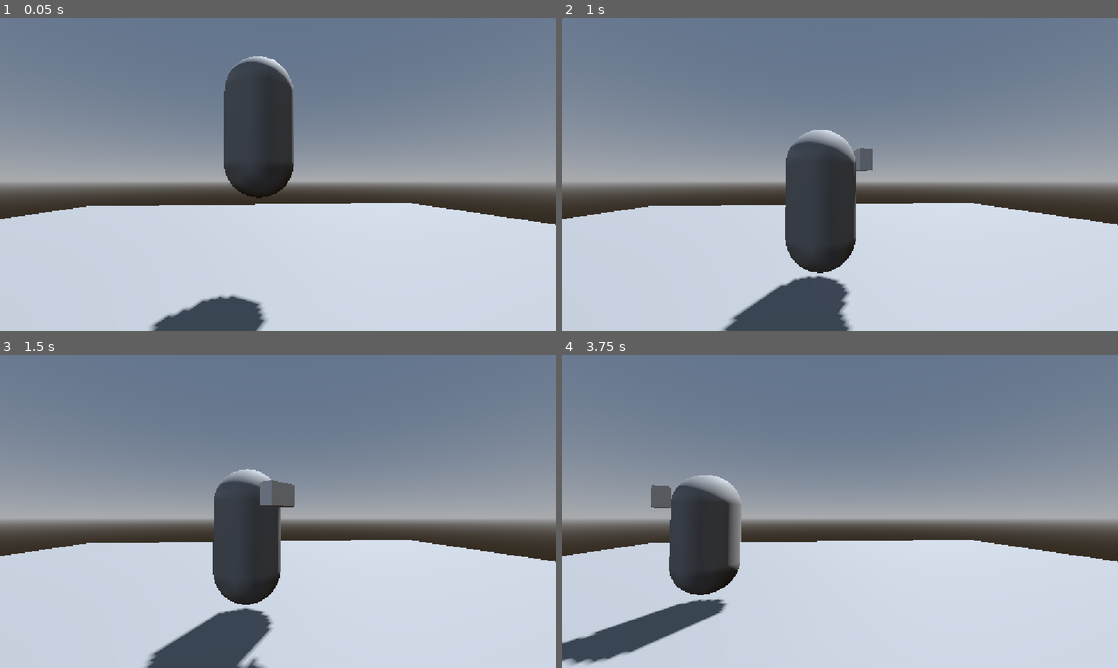
Above: before the commit, frames 1-4 (two rows, left to right).
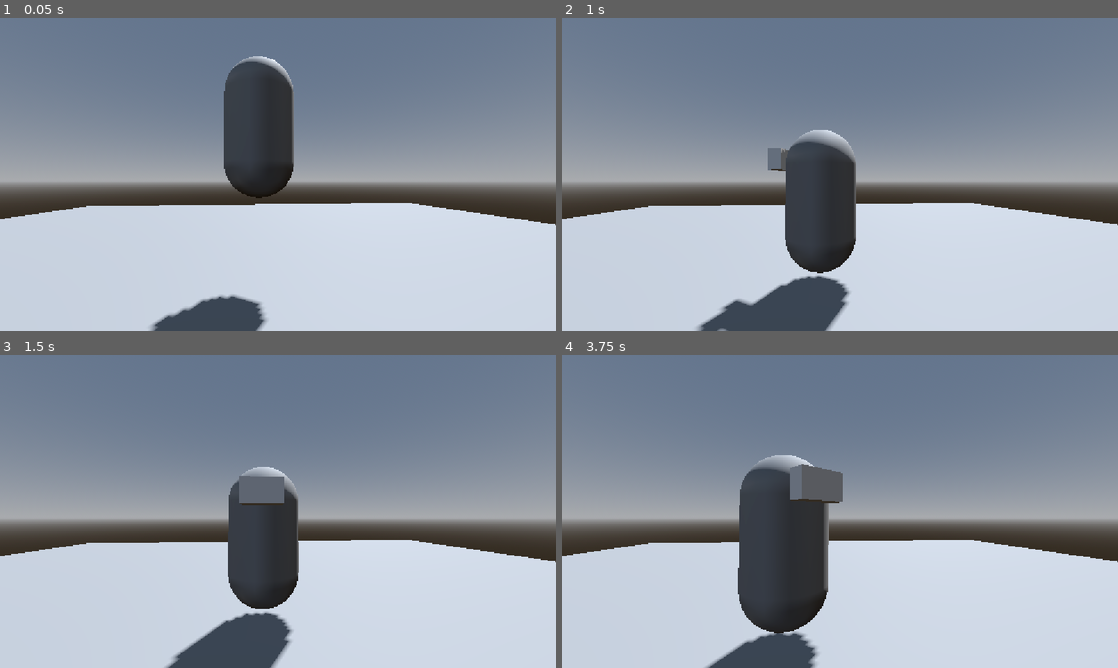
Above: after the commit, the same moments.

Repository: lorenscarano/PSX-Survival-Horror-Game-Godot-
Game: Godot game, scene res://prototyping.tscn
The game is run twice, just before and just after one commit, with the same random seed, the same clock (stepped at 60 frames per second) and the same inputs.
Inputs (mouse positions are in pixels of both pictures, inside the frame that each line leads up to):
- Up to frame 1 (0.05 s): no input
- Up to frame 2 (1 s): tap Enter at 0.5 s; move the mouse to (962, 158) at 0.52 s; hold D (turn_right) from 0.53 s (still down); hold Shift (run) from 0.53 s (still down); click (962, 158) at 0.67 s; tap Q (quick_turn, bound only after the commit) at 0.8 s
- Up to frame 3 (1.5 s): move the mouse to (166, 527) at 1.27 s; release D (turn_right) at 1.28 s; release Shift (run) at 1.28 s; hold S (move_backward) from 1.28 s (still down); tap Q (quick_turn, bound only after the commit) at 1.35 s
- Up to frame 4 (3.75 s): tap Shift (run) at 1.55, 3.05 s; move the mouse to (895, 442) at 2.02 s; release S (move_backward) at 2.03 s; hold D (turn_right) 2.03-2.78 s; hold Shift (run) 2.03-2.78 s; tap Q (quick_turn, bound only after the commit) at 2.3, 2.85 s; move the mouse to (812, 574) at 2.77 s; hold W (move_forward) 2.78-3.53 s; click (812, 574) at 2.92 s; move the mouse to (1006, 558) at 3.52 s; hold A (turn_left) from 3.53 s (still down); tap Alt at 3.6 s

Frame 1 is identical in both runs. In frame 2, 1.2% of the frame differs, in the area x 24-56%, y 41-100%; in frame 3, 4.8%; in frame 4, 16%, in the area x 0-51%, y 32-100%.

Commit message:
Added quick turn mechanic and fixed some bugs with the movement

Diff:
--- a/Player/player.gd
+++ b/Player/player.gd
@@ -2,10 +2,32 @@
 
 @export_group("Movement Settings")
 @export var turn_speed := 180.0
+## Aca ponemos el tiempo que tarda en segundos para girar rapido.
+@export var quick_turn_speed := 0.25
 @export var walk_speed := 80.0
 @export var run_speed := 280.0
 
 const  GRAVITY = -9.81
+
+enum State { IDLE, MOVING, TURNING }
+var state := State.IDLE
+var is_quick_turning := false
+
+func update_state():
+	var moving_input = Input.is_action_pressed("move_forward") or Input.is_action_pressed("move_backward")
+	var turning_input = Input.is_action_pressed("turn_right") or Input.is_action_pressed("turn_left")
+	match state:
+		State.IDLE:
+			if moving_input:
+				state = State.MOVING
+			elif turning_input:
+				state = State.TURNING
+		State.MOVING:
+			if not moving_input:
+				state = State.IDLE
+		State.TURNING:
+			if not turning_input:
+				state = State.IDLE
 
 func handle_turn(delta):
 	var turn_dir = Input.get_axis("turn_left", "turn_right")
@@ -33,10 +55,30 @@
 		velocity.y += GRAVITY * delta
 
 func _physics_process(delta: float) -> void:
-	handle_turn(delta)
-	if Input.is_action_pressed("run"):
-		handle_run(delta)
-	else:
-		handle_walk(delta)
+	velocity.x = 0
+	velocity.z = 0
+
+	if not is_quick_turning:
+		update_state()
+		match state:
+			State.TURNING:
+				handle_turn(delta)
+			State.MOVING:
+				if Input.is_action_pressed("run"):
+					handle_run(delta)
+				else:
+					handle_walk(delta)
+
 	handle_gravity(delta)
 	move_and_slide()
+
+
+func _unhandled_input(event: InputEvent) -> void:
+	if Input.is_action_just_pressed("quick_turn") and not is_quick_turning:
+		is_quick_turning = true
+		var target_y_rotation = rotation.y + PI
+
+		var tween := create_tween() as Tween
+		tween.tween_property(self, "rotation:y", target_y_rotation, quick_turn_speed)
+
+		tween.finished.connect(func(): is_quick_turning = false)
--- a/project.godot
+++ b/project.godot
@@ -51,6 +51,11 @@
 "events": [Object(InputEventKey,"resource_local_to_scene":false,"resource_name":"","device":-1,"window_id":0,"alt_press …(195 unchanged characters)…
 ]
 }
+quick_turn={
+"deadzone": 0.2,
+"events": [Object(InputEventKey,"resource_local_to_scene":false,"resource_name":"","device":-1,"window_id":0,"alt_pressed":false,"shift_pressed":false,"ctrl_pressed":false,"meta_pressed":false,"pressed":false,"keycode":0,"physical_keycode":81,"key_label":0,"unicode":113,"location":0,"echo":false,"script":null)
+]
+}
 
 [physics]
 
